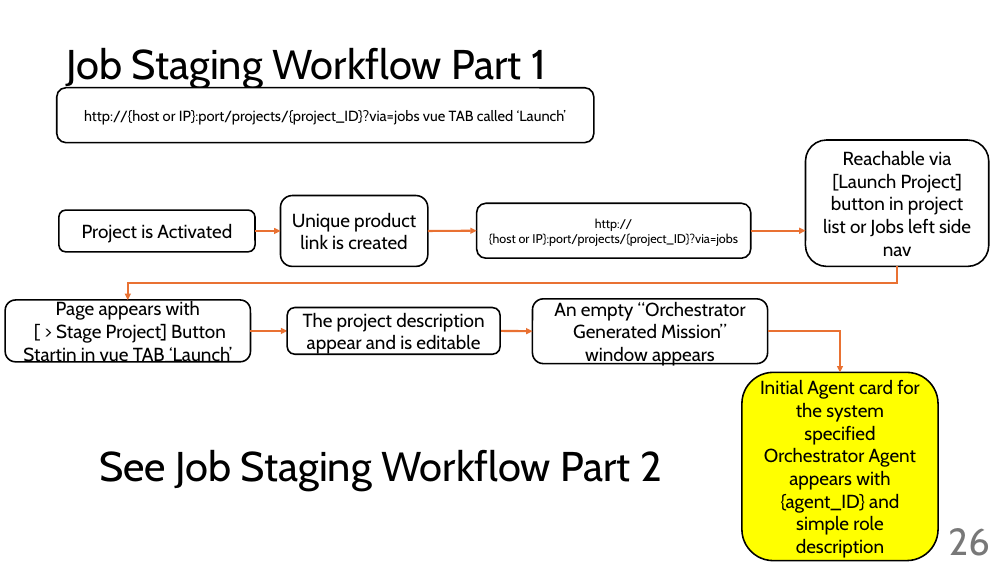
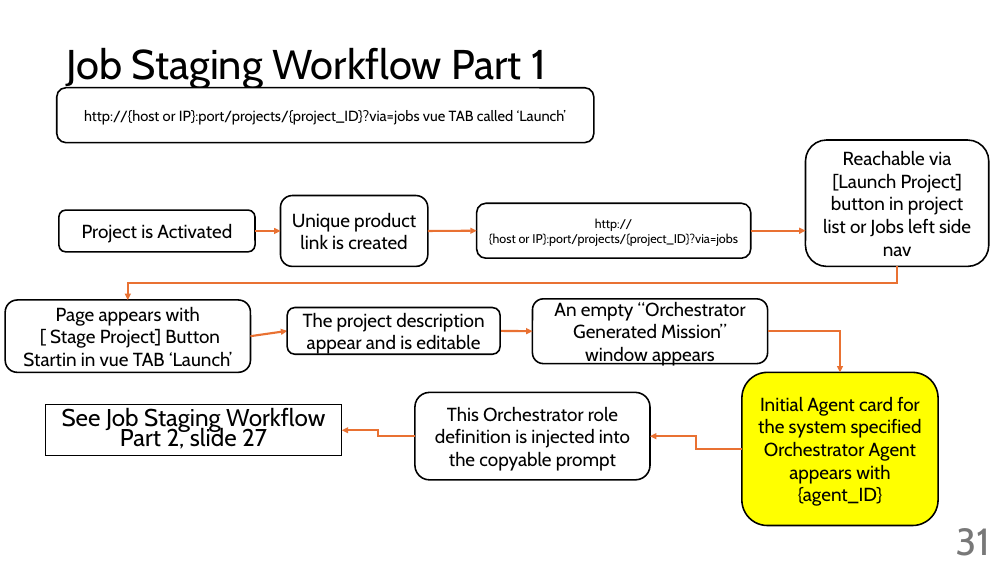
Before and after one commit to giljoai/GiljoAI_MCP, a slide deck: slide 31 of handovers/Reference_docs/giljoai workflow.pptx (slide 26 before the commit). Drawn at 1008x567 pixels with LibreOffice and Linux fonts; fonts in the diff are those of the drawing. Boxes give left, top, right and bottom in pixels: in the first picture for what was removed or moved away, otherwise in the second. Text is boxed around its words. In the diff, an @@ line names an element or a change of style, - is before the commit and + after.

```diff
--- a/handovers/Reference_docs/giljoai workflow.pptx
+++ b/handovers/Reference_docs/giljoai workflow.pptx
@@ rounded rectangle "Page appears with": place and size @@
-rounded rectangle "Page appears with" at box(5, 300, 250, 362)
+rounded rectangle "Page appears with" at box(5, 300, 250, 373)
@@ text in rounded rectangle at box(50, 328, 220, 348): text changed @@
-[ > Stage Project] Button
+[ Stage Project] Button
@@ arrow moved from (250, 331) - (287, 331) to (250, 337) - (287, 331) @@
@@ rounded rectangle "Initial Agent card for the ...": place and size @@
-rounded rectangle "Initial Agent card for the ..." at box(742, 373, 938, 561)
+rounded rectangle "Initial Agent card for the ..." at box(742, 373, 938, 526)
@@ rectangle "See Job Staging Workflow Part ...": place and size @@
-rectangle "See Job Staging Workflow Part ..." at box(99, 449, 662, 491)
+rectangle "See Job Staging Workflow Part ..." at box(45, 405, 342, 456)
@@ rectangle "See Job Staging Workflow Part ..." at box(45, 405, 342, 456): outline none to #000000 0.75 pt @@
@@ text in rectangle at box(62, 407, 325, 449): text changed; size 39.6 to 23.1 pt @@
-See Job Staging Workflow Part 2
+See Job Staging Workflow Part 2, slide 27
@@ rounded rectangle added at box(415, 392, 650, 480), fill #FFFFFF, outline #000000 1.5 pt, 18 pt, text #000000 @@
+This Orchestrator role definition is injected into the copyable prompt
@@ text in rounded rectangle at box(758, 396, 922, 506): text changed @@
-Initial Agent card for the system specified Orchestrator Agent appears with {agent_ID} and simple role description
+Initial Agent card for the system specified Orchestrator Agent appears with {agent_ID}
@@ elbow arrow added from (415, 436) to (342, 430), #E97132 2 pt @@
@@ elbow arrow added from (742, 449) to (650, 436), #E97132 2 pt @@
@@ page number at box(956, 528, 990, 556): text changed @@
-26
+31
```
Also in this commit, not shown: 12 other slides changed, 9 slides added, 32 other files.
